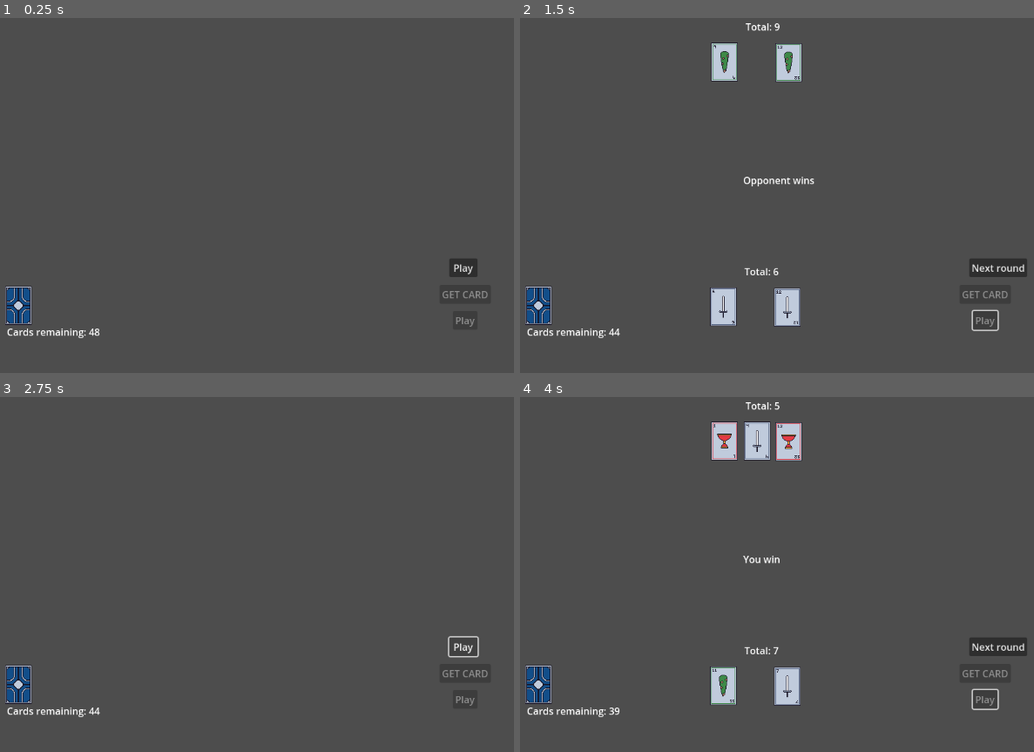
Above: before the commit, frames 1-4 (two rows, left to right).
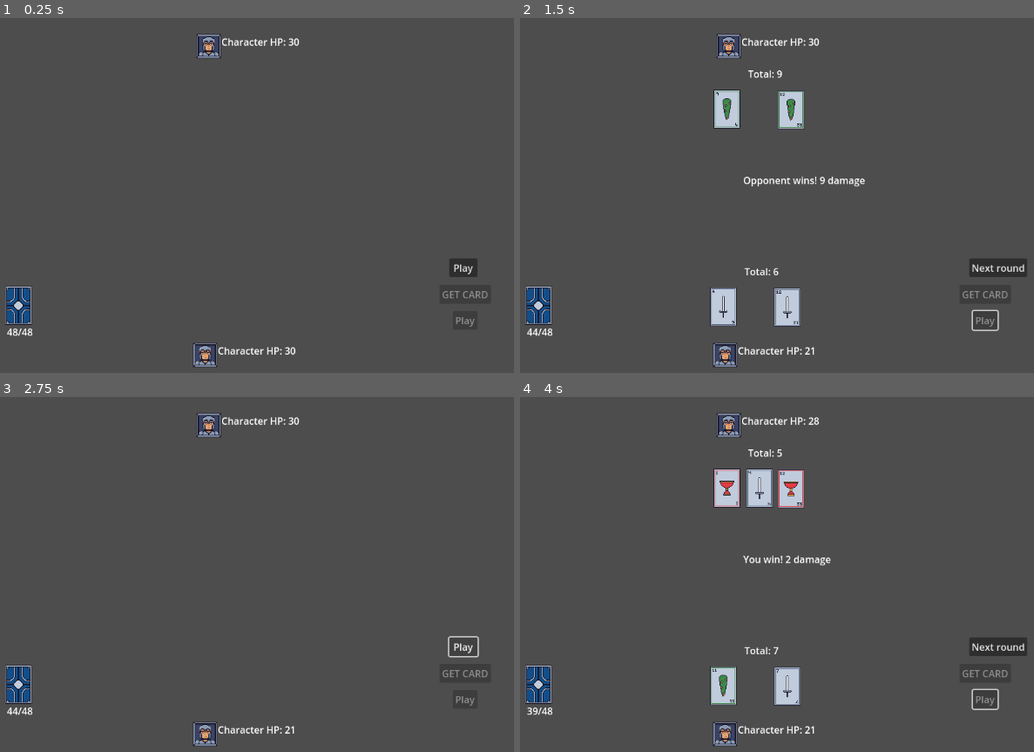
Above: after the commit, the same moments.

Repository: JavoMCL/CardGame
Game: Godot game, scene res://scenes/play.tscn
The game is run twice, just before and just after one commit, with the same random seed, the same clock (stepped at 60 frames per second) and the same inputs. The project has no main scene, so this scene is started directly.
Inputs:
- Up to frame 1 (0.25 s): no input
- Up to frame 2 (1.5 s): click "Play" at 0.5 s; click "Play" at 1.25 s
- Up to frame 3 (2.75 s): click "Next round" at 2 s
- Up to frame 4 (4 s): click "Play" at 2.75 s; click "Play" at 3.5 s

The runs differ from the first frame. In frame 1, 1.1% of the frame differs, in the area x 1-59%, y 4-99%; in frame 2, 3.4%; in frame 3, 1.1%; in frame 4, 4.4%, in the area x 1-61%, y 1-99%.

Commit message:
Character and Enemy added

Diff:
--- /dev/null
+++ b/scenes/character.tscn
@@ -0,0 +1,27 @@
+[gd_scene load_steps=4 format=3 uid="uid://dfw61i62c086h"]
+
+[ext_resource type="Texture2D" uid="uid://e36hhcqrwvaf" path="res://tiles/Portrait.png" id="1_agfs1"]
+[ext_resource type="Script" uid="uid://ccdxkr2uitndc" path="res://scenes/script/character.gd" id="1_rkhd4"]
+
+[sub_resource type="AtlasTexture" id="AtlasTexture_rkhd4"]
+atlas = ExtResource("1_agfs1")
+
+[node name="Character" type="Control"]
+layout_mode = 3
+anchors_preset = 0
+offset_right = 40.0
+offset_bottom = 40.0
+script = ExtResource("1_rkhd4")
+
+[node name="Portrait" type="TextureRect" parent="."]
+layout_mode = 0
+offset_right = 40.0
+offset_bottom = 40.0
+texture = SubResource("AtlasTexture_rkhd4")
+
+[node name="HpLabel" type="Label" parent="."]
+layout_mode = 0
+offset_left = 41.0
+offset_top = 1.0
+offset_right = 81.0
+offset_bottom = 24.0
--- a/scenes/play.tscn
+++ b/scenes/play.tscn
@@ -1,9 +1,10 @@
-[gd_scene load_steps=7 format=3 uid="uid://b6jqwcxv4tedv"]
+[gd_scene load_steps=8 format=3 uid="uid://b6jqwcxv4tedv"]
 
 [ext_resource type="PackedScene" uid="uid://ct8hrbhdcwyvo" path="res://scenes/mazo.tscn" id="1_bofkp"]
 [ext_resource type="Script" uid="uid://cjygwm3qcx5ei" path="res://scenes/script/play.gd" id="1_bq38n"]
 [ext_resource type="PackedScene" uid="uid://ihl5dlfltdlg" path="res://scenes/card_area.tscn" id="3_bq38n"]
 [ext_resource type="Texture2D" uid="uid://ovpot64n6r3l" path="res://tiles/Default.png" id="4_hsi3f"]
+[ext_resource type="PackedScene" uid="uid://dfw61i62c086h" path="res://scenes/character.tscn" id="5_65v2a"]
 
 [sub_resource type="AtlasTexture" id="AtlasTexture_65v2a"]
 atlas = ExtResource("4_hsi3f")
@@ -29,7 +30,7 @@
 position = Vector2(109, 214)
 
 [node name="OpponentArea" parent="." instance=ExtResource("3_bq38n")]
-position = Vector2(111, -191)
+position = Vector2(115, -113)
 
 [node name="CanvasLayer" type="CanvasLayer" parent="."]
 
@@ -70,6 +71,20 @@
 position = Vector2(215, 509)
 sprite_frames = SubResource("SpriteFrames_j27tm")
 
+[node name="OpponentCharacter" parent="CanvasLayer" instance=ExtResource("5_65v2a")]
+offset_left = 510.0
+offset_top = 60.0
+offset_right = 550.0
+offset_bottom = 100.0
+card_area_path = NodePath("../../OpponentArea")
+
+[node name="PlayerCharacter" parent="CanvasLayer" instance=ExtResource("5_65v2a")]
+offset_left = 504.0
+offset_top = 571.0
+offset_right = 544.0
+offset_bottom = 611.0
+card_area_path = NodePath("../../PlayerArea")
+
 [node name="Camera2D" type="Camera2D" parent="."]
 position = Vector2(578, 324)
 
--- /dev/null
+++ b/scenes/script/character.gd
@@ -0,0 +1,53 @@
+extends Control
+
+signal hp_changed(new_hp: int)
+signal defeated
+
+@export var character_name: String = "Character"
+@export var max_hp: int = 30
+@export var portrait_texture: Texture2D
+@export var card_area_path: NodePath # set in the editor, pointing to PlayerArea or OpponentArea
+
+@onready var portrait: TextureRect = $Portrait
+@onready var hp_label: Label = $HpLabel
+
+var current_hp: int
+var card_area: Node2D
+
+func _ready() -> void:
+	current_hp = max_hp
+
+	if portrait_texture:
+		portrait.texture = portrait_texture
+
+	if card_area_path != NodePath(""):
+		card_area = get_node(card_area_path)
+
+	_update_hp_label()
+
+func get_score() -> int:
+	return card_area.calculate_score()
+
+func get_card_count() -> int:
+	return card_area.card_count()
+
+func is_special_trio() -> bool:
+	return card_area.is_special_trio()
+
+func take_damage(amount: int) -> void:
+	current_hp = max(current_hp - amount, 0)
+	_update_hp_label()
+	hp_changed.emit(current_hp)
+	if current_hp <= 0:
+		defeated.emit()
+
+func is_alive() -> bool:
+	return current_hp > 0
+
+func reset_hp() -> void:
+	current_hp = max_hp
+	_update_hp_label()
+	hp_changed.emit(current_hp)
+
+func _update_hp_label() -> void:
+	hp_label.text = "%s HP: %d" % [character_name, current_hp]
--- a/scenes/script/mazo.gd
+++ b/scenes/script/mazo.gd
@@ -1,6 +1,11 @@
 extends Node
 
 signal card_dealt(remaining: int)
+
+const TOTAL_CARDS := 48
+
+func total_cards() -> int:
+	return TOTAL_CARDS
 
 const SUITS := ["Oro", "Espadas", "Copas", "Bastos"]
 var available_cards: Array = []
--- a/scenes/script/play.gd
+++ b/scenes/script/play.gd
@@ -3,6 +3,8 @@
 @onready var deck: Node = $Deck
 @onready var player_area: Node2D = $PlayerArea
 @onready var opponent_area: Node2D = $OpponentArea
+@onready var player_character: Control = $CanvasLayer/PlayerCharacter
+@onready var opponent_character: Control = $CanvasLayer/OpponentCharacter
 
 @onready var play_button: Button = $CanvasLayer/PlayButton
 @onready var hit_button: Button = $CanvasLayer/HitButton
@@ -10,13 +12,19 @@
 @onready var winner_label: Label = $CanvasLayer/WinnerLabel
 @onready var deck_count_label: Label = $CanvasLayer/DeckCountLabel
 
+const NINE_SCORE := 9
+
 var round_active: bool = false
+var combat_over: bool = false
 
 func _ready() -> void:
 	play_button.pressed.connect(_on_play_pressed)
 	hit_button.pressed.connect(_on_hit_pressed)
 	stand_button.pressed.connect(_on_stand_pressed)
 	deck.card_dealt.connect(_on_card_dealt)
+	player_character.defeated.connect(_on_character_defeated)
+	opponent_character.defeated.connect(_on_character_defeated)
+
 	_reset_round()
 	_update_deck_label(deck.cards_remaining())
 
@@ -24,9 +32,12 @@
 	_update_deck_label(remaining)
 
 func _update_deck_label(remaining: int) -> void:
-	deck_count_label.text = "Cards remaining: %d" % remaining
+	deck_count_label.text = "%d/%d" % [remaining, deck.total_cards()]
 
 func _on_play_pressed() -> void:
+	if combat_over:
+		return
+
 	if round_active:
 		_reset_round()
 		return
@@ -57,10 +68,10 @@
 	if opponent_area.has_third_card():
 		return
 	if opponent_area.calculate_score() < 7:
-		opponent_area.decide_extra_card(deck.deal()) # shows face down now, value hidden
+		opponent_area.decide_extra_card(deck.deal())
 
 func _on_stand_pressed() -> void:
-	opponent_area.reveal_all() # value of hidden cards shown only now
+	opponent_area.reveal_all()
 
 	player_area.show_result()
 	opponent_area.show_result()
@@ -68,36 +79,56 @@
 	hit_button.disabled = true
 	stand_button.disabled = true
 
-	winner_label.text = determine_winner()
+	var result: Dictionary = resolve_combat()
+	winner_label.text = result["message"] # set first, so a defeat message can append below
+	_apply_damage(result)
 
-func determine_winner() -> String:
-	var player_trio: bool = player_area.is_special_trio()
-	var opponent_trio: bool = opponent_area.is_special_trio()
+func resolve_combat() -> Dictionary:
+	var player_score: int = player_character.get_score()
+	var opponent_score: int = opponent_character.get_score()
 
-	if player_trio and opponent_trio:
-		return "Draw"
-	elif player_trio:
-		return "You win (special trio)"
-	elif opponent_trio:
-		return "Opponent wins (special trio)"
+	if player_score == opponent_score:
+		var player_cards: int = player_character.get_card_count()
+		var opponent_cards: int = opponent_character.get_card_count()
 
-	var player_score: int = player_area.calculate_score()
-	var opponent_score: int = opponent_area.calculate_score()
+		if player_cards == opponent_cards:
+			return {"winner": "draw", "damage": 0, "message": "Draw"}
+
+		if player_cards < opponent_cards:
+			return _build_result("player", player_score, " (fewer cards)", true)
+		else:
+			return _build_result("opponent", opponent_score, " (fewer cards)", true)
 
 	if player_score > opponent_score:
-		return "You win"
-	elif opponent_score > player_score:
-		return "Opponent wins"
+		return _build_result("player", player_score, "", player_score == NINE_SCORE)
 	else:
-		var player_cards: int = player_area.card_count()
-		var opponent_cards: int = opponent_area.card_count()
+		return _build_result("opponent", opponent_score, "", opponent_score == NINE_SCORE)
 
-		if player_cards == opponent_cards:
-			return "Draw"
-		elif player_cards < opponent_cards:
-			return "You win (fewer cards)"
-		else:
-			return "Opponent wins (fewer cards)"
+func _build_result(winner: String, winner_score: int, suffix: String, ignore_defense: bool) -> Dictionary:
+	var loser_score: int = opponent_character.get_score() if winner == "player" else player_character.get_score()
+	var damage: int = winner_score if ignore_defense else max(winner_score - loser_score, 0)
+	var who: String = "You win" if winner == "player" else "Opponent wins"
+	var message: String = "%s%s! %d damage" % [who, suffix, damage]
+	return {"winner": winner, "damage": damage, "message": message}
+
+func _apply_damage(result: Dictionary) -> void:
+	if result["winner"] == "player":
+		opponent_character.take_damage(result["damage"])
+	elif result["winner"] == "opponent":
+		player_character.take_damage(result["damage"])
+
+func _on_character_defeated() -> void:
+	combat_over = true
+	play_button.disabled = true
+	hit_button.disabled = true
+	stand_button.disabled = true
+
+	if not player_character.is_alive() and not opponent_character.is_alive():
+		winner_label.text += "\nDouble KO! It's a draw"
+	elif not player_character.is_alive():
+		winner_label.text += "\nGAME OVER - You lost"
+	else:
+		winner_label.text += "\nVICTORY - You won the fight!"
 
 func _reset_round() -> void:
 	player_area.reset()
@@ -107,3 +138,10 @@
 	hit_button.disabled = true
 	stand_button.disabled = true
 	winner_label.text = ""
+
+func restart_combat() -> void:
+	player_character.reset_hp()
+	opponent_character.reset_hp()
+	combat_over = false
+	_reset_round()
+	play_button.disabled = false
Not shown, added: scenes/script/character.gd.uid
